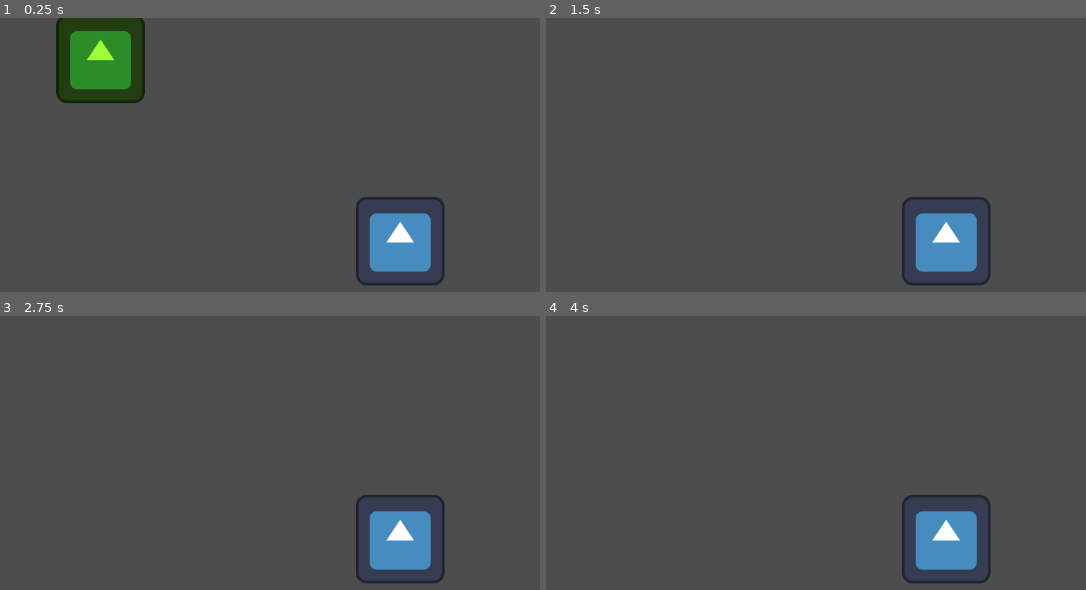
Above: before the commit, frames 1-4 (two rows, left to right).
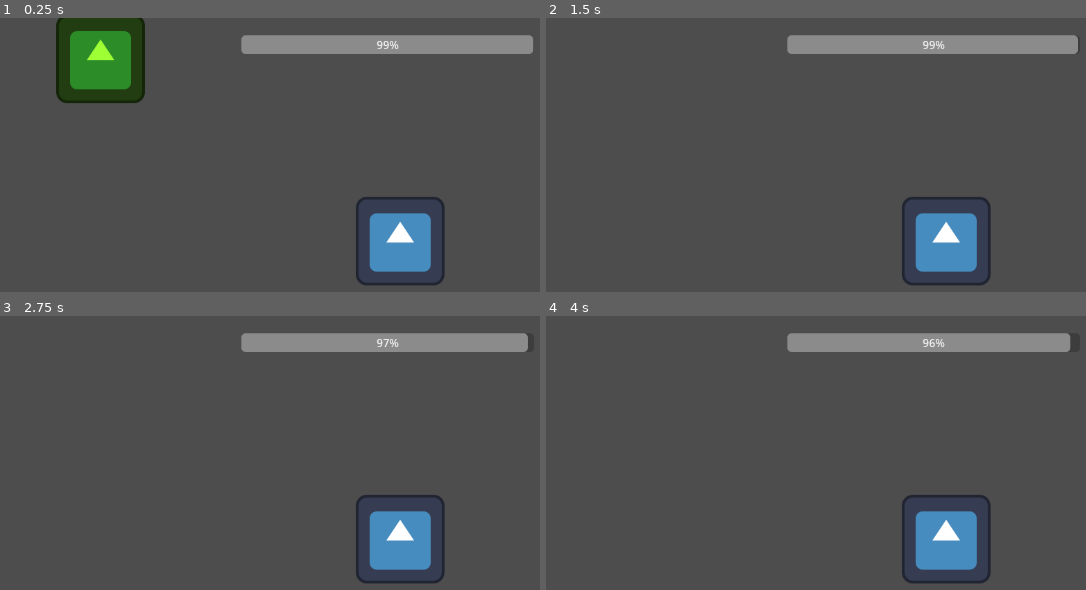
Above: after the commit, the same moments.

Repository: KosmosGame/The-Float
Game: Godot game, scene res://world.tscn
The game is run twice, just before and just after one commit, with the same random seed, the same clock (stepped at 60 frames per second) and the same inputs. The engine's default icon, where the game draws it, is replaced by a stand-in: a white triangle on a blue panel in a dark square.
Inputs (mouse positions are in pixels of both pictures, inside the frame that each line leads up to):
- Up to frame 1 (0.25 s): no input
- Up to frame 2 (1.5 s): tap Enter at 0.5 s; move the mouse to (648, 56) at 0.52 s; hold Right (ui_right) 0.53-1.28 s; tap Alt at 0.6 s; click (648, 56) at 0.67 s; move the mouse to (783, 264) at 1.27 s; hold Down (ui_down) from 1.28 s (still down); tap Shift at 1.35 s
- Up to frame 3 (2.75 s): tap Space at 2 s; move the mouse to (480, 442) at 2.02 s; release Down (ui_down) at 2.03 s; hold Right (ui_right) from 2.03 s (still down); tap Alt at 2.1 s
- Up to frame 4 (4 s): tap Enter at 2.75 s; move the mouse to (outside the picture) at 2.77 s; release Right (ui_right) at 2.78 s; hold Up (ui_up) 2.78-3.53 s; tap Shift at 2.85 s; click (outside the picture) at 2.92 s; tap Space at 3.5 s; move the mouse to (outside the picture) at 3.52 s; hold Left (ui_left) from 3.53 s (still down); tap Alt at 3.6 s

The runs differ from the first frame. In frame 1, 3.7% of the frame differs, in the area x 44-99%, y 6-14%; in frame 2, 3.7%; in frame 3, 3.7%; in frame 4, 3.6%.

Commit message:
forced hunger bar initialization via script to bypass UI lock

Diff:
--- a/the-float-game/character_body_2d.gd
+++ b/the-float-game/character_body_2d.gd
@@ -1,11 +1,21 @@
 extends CharacterBody2D
-var hunger = 50.0
+
 var speed = 300
+var hunger = 100.0
+var hunger_drain_rate = 1.0  # Drops 1 point per second
+
+@onready var hunger_bar = get_tree().get_root().find_child("HungerBar", true, false)
 
 func _physics_process(delta):
-	# Get movement input (Arrow keys or WASD)
+	# 1. MOVEMENT CODE
 	var direction = Input.get_vector("ui_left", "ui_right", "ui_up", "ui_down")
-
-	#
 	velocity = direction * speed
 	move_and_slide()
+
+	# 2. HUNGER DRAIN CODE
+	if hunger > 0:
+		hunger -= hunger_drain_rate * delta
+
+	# 3. UPDATE THE VISUAL BAR
+	if hunger_bar:
+		hunger_bar.value = hunger
--- a/the-float-game/world.tscn
+++ b/the-float-game/world.tscn
@@ -37,3 +37,13 @@
 
 [node name="CollisionPolygon2D" type="CollisionPolygon2D" parent="MapBoundary"]
 polygon = PackedVector2Array(-980, 1253, 2281, 1242, 2278, -575, -981, -561)
+
+[node name="CanvasLayer" type="CanvasLayer" parent="."]
+
+[node name="HungerBar" type="ProgressBar" parent="CanvasLayer"]
+offset_left = 348.0
+offset_top = 25.0
+offset_right = 770.0
+offset_bottom = 52.0
+step = 0.1
+value = 100.0
